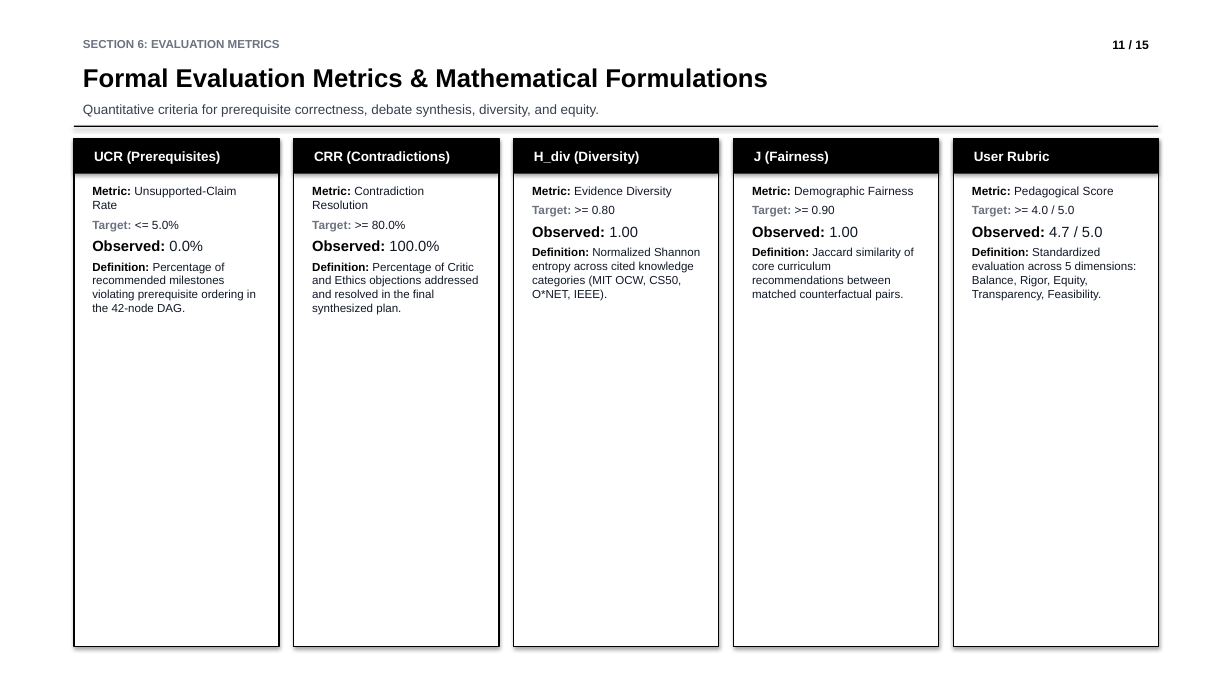
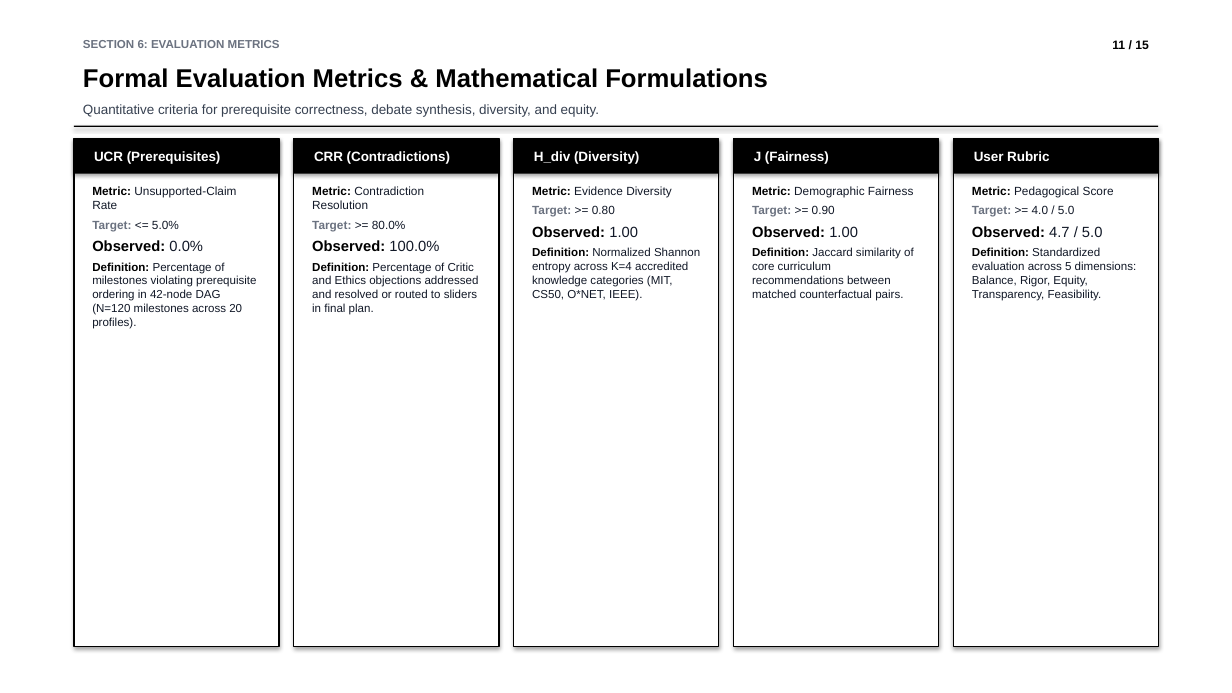
Before and after one commit to parth2024-tech/rai-project, a slide deck: slide 11 of docs/FINAL_PRESENTATION_15_SLIDES.pptx. Drawn at 1232x693 pixels with LibreOffice and Linux fonts; fonts in the diff are those of the drawing. Boxes give left, top, right and bottom in pixels: in the first picture for what was removed or moved away, otherwise in the second. Text is boxed around its words. In the diff, an @@ line names an element or a change of style, - is before the commit and + after.

```diff
--- a/docs/FINAL_PRESENTATION_15_SLIDES.pptx
+++ b/docs/FINAL_PRESENTATION_15_SLIDES.pptx
@@ text at <box>92,262,256,329</box>: text changed @@
-Definition: Percentage of recommended milestones violating prerequisite ordering in the 42-node DAG.
+Definition: Percentage of milestones violating prerequisite ordering in 42-node DAG (N=120 milestones across 20 profiles).
@@ text at <box>312,262,479,315</box>: text changed @@
-Definition: Percentage of Critic and Ethics objections addressed and resolved in the final synthesized plan.
+Definition: Percentage of Critic and Ethics objections addressed and resolved or routed to sliders in final plan.
@@ text at <box>532,247,700,301</box>: text changed @@
-Definition: Normalized Shannon entropy across cited knowledge categories (MIT OCW, CS50, O*NET, IEEE).
+Definition: Normalized Shannon entropy across K=4 accredited knowledge categories (MIT, CS50, O*NET, IEEE).
```
Also in this commit, not shown: 2 other slides changed, 9 other files.
